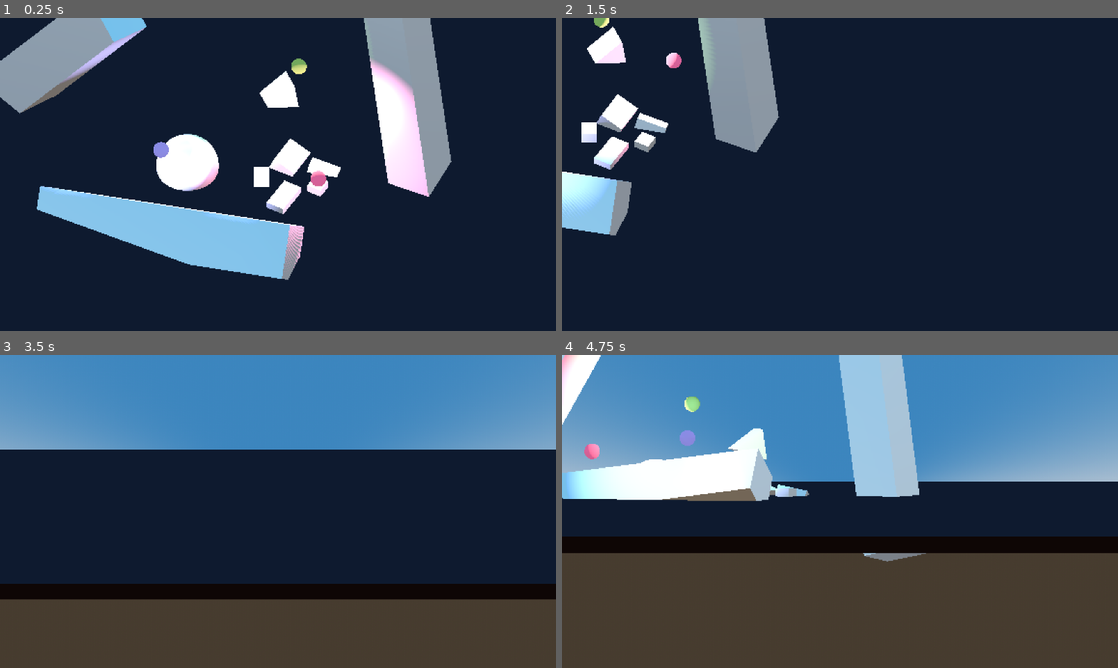
Above: before the commit, frames 1-4 (two rows, left to right).
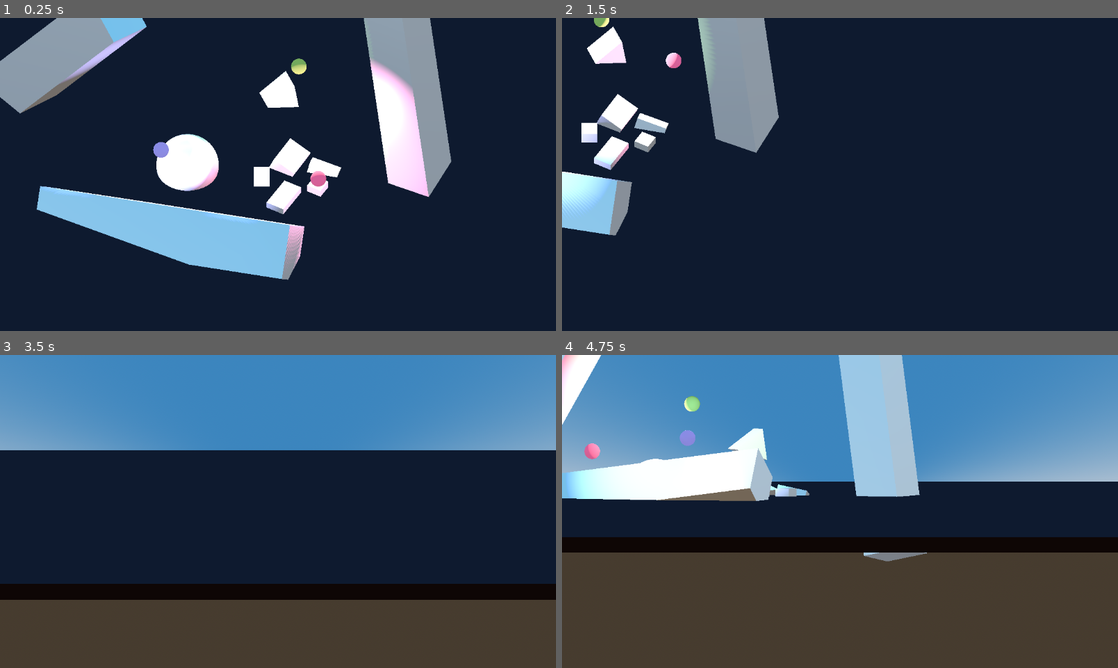
Above: after the commit, the same moments.

Repository: GudBoiNero/godot_pixelized
Game: Godot game, scene res://scenes/renderer.tscn
Two runs of this game, one before a commit and one after it. Both use one fixed random seed, a clock stepped at 60 frames per second and the inputs below. Before the commit the project starts from res://scenes/world.tscn.
Inputs:
- Up to frame 1 (0.25 s): no input
- Up to frame 2 (1.5 s): hold D (right) 0.53-1.28 s; hold S (down) from 1.28 s (still down)
- Up to frame 3 (3.5 s): release S (down) at 2.03 s; hold D (right) 2.03-2.78 s; hold Up (ui_up) from 2.78 s (still down)
- Up to frame 4 (4.75 s): release Up (ui_up) at 3.53 s; hold A (left) from 3.53 s (still down)

The runs differ from the first frame. In frame 1, 0.8% of the frame differs, in the area x 0-82%, y 0-84%; in frame 2, 0.3%; in frame 3, 0.4%; in frame 4, 0.8%, in the area x 0-100%, y 0-66%.

Commit message:
refactor

Diff:
--- a/project.godot
+++ b/project.godot
@@ -12,7 +12,7 @@
 
 config/name="godot_pixelized"
 config/description="No Description"
-run/main_scene="res://scenes/world.tscn"
+run/main_scene="res://scenes/renderer.tscn"
 config/features=PackedStringArray("4.3", "Forward Plus")
 config/icon="res://icon.svg"
 
--- /dev/null
+++ b/scenes/renderer.tscn
@@ -0,0 +1,47 @@
+[gd_scene load_steps=4 format=3 uid="uid://dk0uwt5dx3fhd"]
+
+[ext_resource type="PackedScene" uid="uid://bvdl8fpvta2ek" path="res://scenes/level.tscn" id="1_m6khb"]
+[ext_resource type="Script" path="res://scripts/camera.gd" id="2_aum0o"]
+
+[sub_resource type="ViewportTexture" id="ViewportTexture_htqmk"]
+viewport_path = NodePath("SubViewport")
+
+[node name="Renderer" type="Node3D"]
+
+[node name="World" type="Node3D" parent="."]
+
+[node name="Level" parent="World" instance=ExtResource("1_m6khb")]
+
+[node name="SubViewport" type="SubViewport" parent="."]
+handle_input_locally = false
+canvas_item_default_texture_filter = 0
+sdf_oversize = 0
+sdf_scale = 0
+size = Vector2i(1152, 648)
+render_target_update_mode = 4
+
+[node name="CameraAnchor" type="Node3D" parent="SubViewport" node_paths=PackedStringArray("camera")]
+transform = Transform3D(1, 0, 0, 0, 0.707107, 0.707107, 0, -0.707107, 0.707107, 0, 0, 0)
+script = ExtResource("2_aum0o")
+camera = NodePath("Camera")
+
+[node name="Camera" type="Camera3D" parent="SubViewport/CameraAnchor"]
+transform = Transform3D(1, 0, 0, 0, 1, 0, 0, 0, 1, 0, 0, 60)
+projection = 1
+current = true
+fov = 37.8493
+size = 20.0
+near = 0.001
+far = 100.0
+
+[node name="Display" type="Control" parent="."]
+layout_mode = 3
+anchors_preset = 15
+anchor_right = 1.0
+anchor_bottom = 1.0
+grow_horizontal = 2
+grow_vertical = 2
+
+[node name="Capturer" type="Sprite2D" parent="Display"]
+texture = SubResource("ViewportTexture_htqmk")
+centered = false
--- a/scenes/world.tscn
+++ /dev/null
@@ -1,65 +0,0 @@
-[gd_scene load_steps=7 format=3 uid="uid://dk0uwt5dx3fhd"]
-
-[ext_resource type="Script" path="res://scripts/camera.gd" id="1_07d1v"]
-[ext_resource type="Shader" path="res://shaders/pixelart_stylizer.gdshader" id="2_8ok65"]
-[ext_resource type="PackedScene" uid="uid://bvdl8fpvta2ek" path="res://scenes/level.tscn" id="3_qdsef"]
-
-[sub_resource type="ShaderMaterial" id="ShaderMaterial_qhqmc"]
-render_priority = 0
-shader = ExtResource("2_8ok65")
-shader_parameter/depth_threshold = 0.05
-shader_parameter/reverse_depth_threshold = 0.25
-shader_parameter/normal_threshold = 0.6
-shader_parameter/darken_amount = 0.3
-shader_parameter/lighten_amount = 1.5
-shader_parameter/normal_edge_bias = Vector3(1, 1, 1)
-shader_parameter/light_direction = Vector3(0, 0, 0)
-
-[sub_resource type="QuadMesh" id="QuadMesh_ufe00"]
-flip_faces = true
-size = Vector2(2, 2)
-
-[sub_resource type="SphereMesh" id="SphereMesh_6hrgv"]
-
-[node name="World" type="Node3D"]
-
-[node name="SubViewportContainer" type="SubViewportContainer" parent="."]
-anchors_preset = 15
-anchor_right = 1.0
-anchor_bottom = 1.0
-grow_horizontal = 2
-grow_vertical = 2
-stretch = true
-stretch_shrink = 2
-
-[node name="SubViewport" type="SubViewport" parent="SubViewportContainer"]
-handle_input_locally = false
-canvas_item_default_texture_filter = 0
-sdf_oversize = 0
-sdf_scale = 0
-size = Vector2i(576, 324)
-render_target_update_mode = 4
-
-[node name="CameraAnchor" type="Node3D" parent="SubViewportContainer/SubViewport" node_paths=PackedStringArray("camera")]
-transform = Transform3D(1, 0, 0, 0, 0.707107, 0.707107, 0, -0.707107, 0.707107, 0, 0, 0)
-script = ExtResource("1_07d1v")
-camera = NodePath("Camera")
-
-[node name="Camera" type="Camera3D" parent="SubViewportContainer/SubViewport/CameraAnchor"]
-transform = Transform3D(1, 0, 0, 0, 1, 0, 0, 0, 1, 0, 0, 60)
-projection = 1
-current = true
-fov = 37.8493
-size = 20.0
-near = 0.001
-far = 100.0
-
-[node name="PostProcessing" type="MeshInstance3D" parent="SubViewportContainer/SubViewport/CameraAnchor/Camera"]
-material_override = SubResource("ShaderMaterial_qhqmc")
-extra_cull_margin = 16384.0
-mesh = SubResource("QuadMesh_ufe00")
-
-[node name="Anchor" type="MeshInstance3D" parent="SubViewportContainer/SubViewport/CameraAnchor"]
-mesh = SubResource("SphereMesh_6hrgv")
-
-[node name="Level" parent="SubViewportContainer/SubViewport" instance=ExtResource("3_qdsef")]
